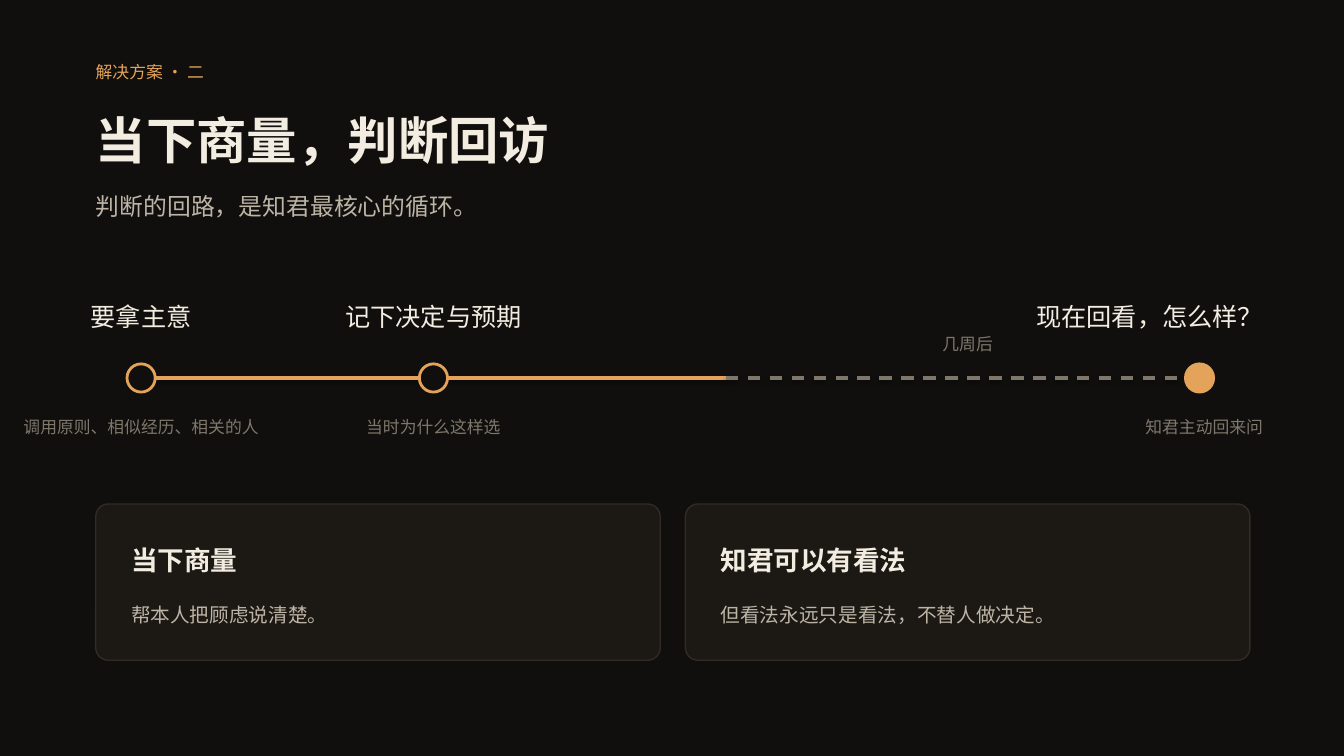
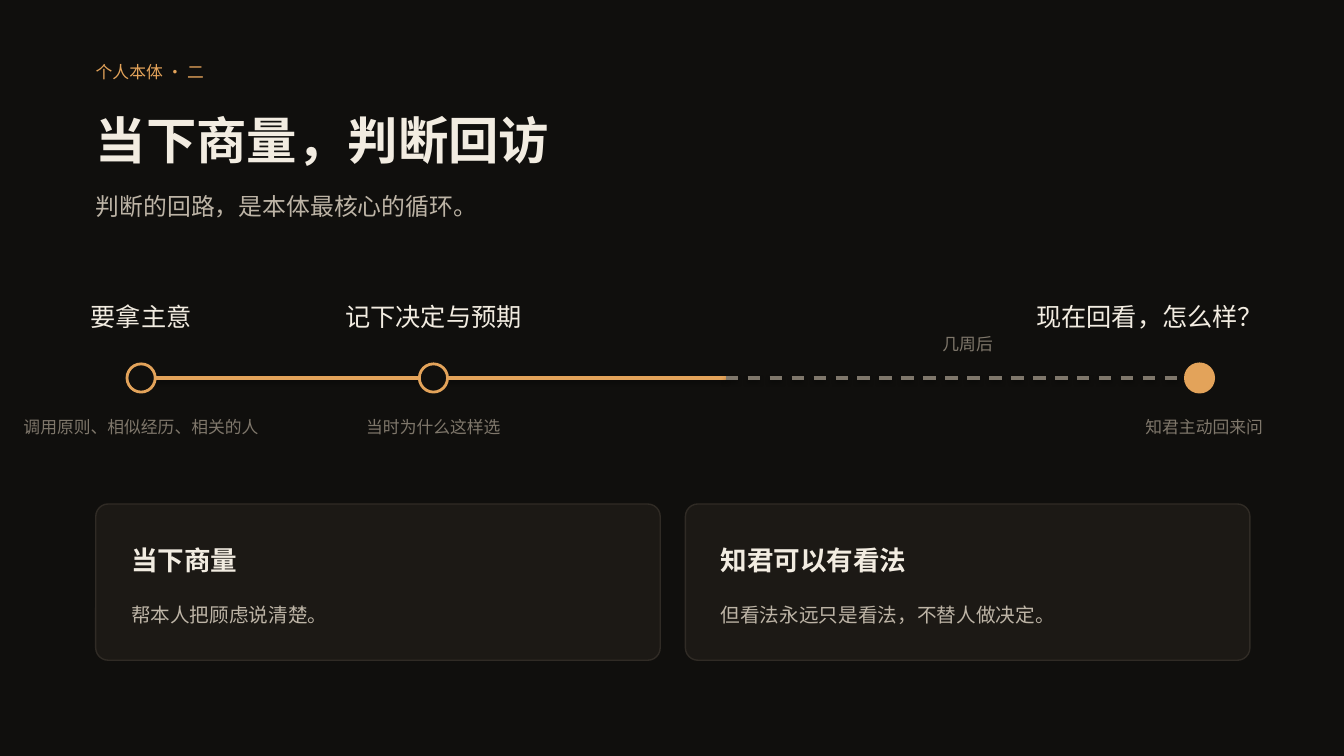
Before and after one commit to finewood2008/centaurAI, a slide deck: slide 6 of docs/product/ZHIJUN_BUSINESS_PLAN.pptx. Drawn at 1344x756 pixels with LibreOffice and Linux fonts; fonts in the diff are those of the drawing. Boxes give left, top, right and bottom in pixels: in the first picture for what was removed or moved away, otherwise in the second. Text is boxed around its words. In the diff, an @@ line names an element or a change of style, - is before the commit and + after.

```diff
--- a/docs/product/ZHIJUN_BUSINESS_PLAN.pptx
+++ b/docs/product/ZHIJUN_BUSINESS_PLAN.pptx
@@ text at (96, 64, 204, 80): text changed @@
-解决方案 · 二
+个人本体 · 二
@@ text at (96, 195, 477, 217): text changed @@
-判断的回路，是知君最核心的循环。
+判断的回路，是本体最核心的循环。
```
Also in this commit, not shown: 18 other slides changed, 1 slide added, 2 other files.
